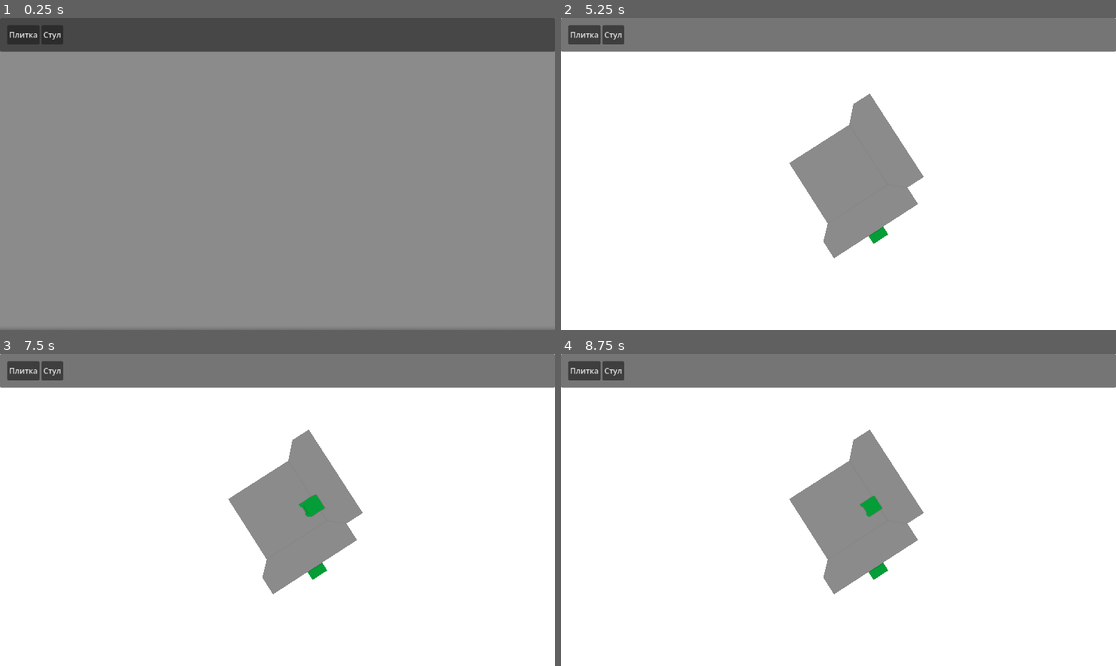
Above: before the commit, frames 1-4 (two rows, left to right).
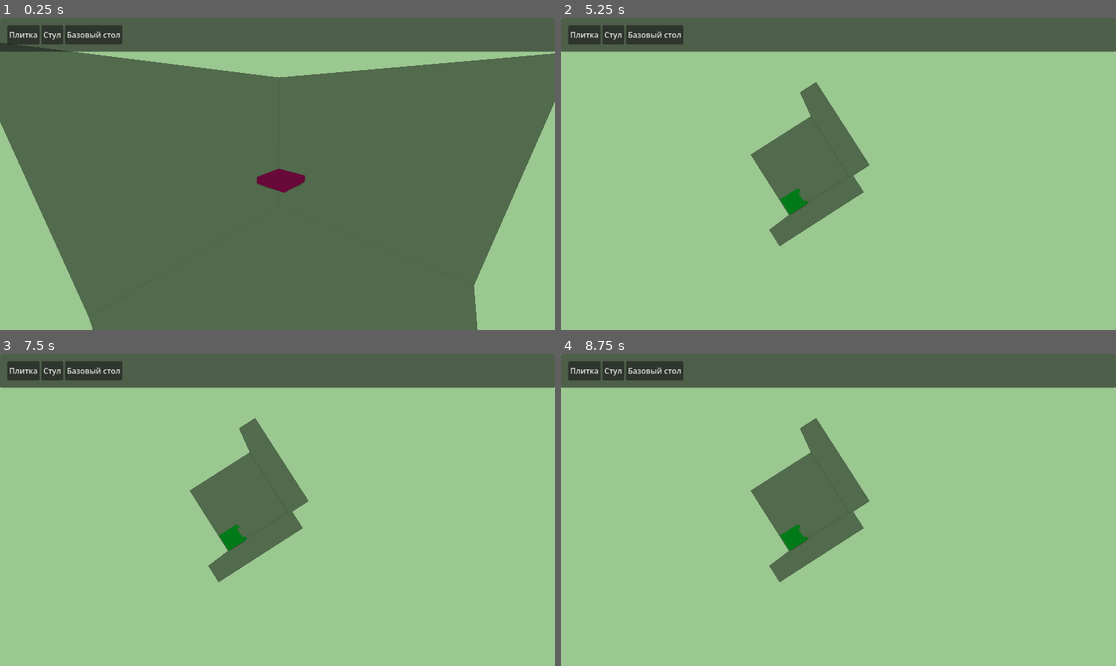
Above: after the commit, the same moments.

Repository: kotofeyy/cozy_lego_game
Game: Godot game, scene res://scenes/main.tscn
The game is run twice, just before and just after one commit, with the same random seed, the same clock (stepped at 60 frames per second) and the same inputs.
Inputs (mouse positions are in pixels of both pictures, inside the frame that each line leads up to):
- Up to frame 1 (0.25 s): no input
- Up to frame 2 (5.25 s): click (655, 33) at 0.5 s, where only the run after the commit has a clickable "Базовый стол"; click "Плитка" at 1.25 s; click "Стул" at 2 s; tap Enter at 2.75, 4.25 s; move the mouse to (960, 158) at 2.77 s; press the mouse at (960, 158) at 2.78 s; hold E (rotate_right, bound only after the commit) 2.78-3.53 s; tap Space at 3.5, 5 s; move the mouse to (727, 189) at 3.52 s; release the mouse at (727, 189) at 3.53 s; hold Q (rotate_left, bound only after the commit) 3.53-4.28 s; right-click (727, 189) at 3.6 s; move the mouse to (894, 105) at 4.27 s; hold Middle mouse button (mouse_middle_action) 4.28-5.03 s; hold E (rotate_right, bound only after the commit) from 4.28 s (still down); move the mouse to (810, 236) at 5.02 s; click (810, 236) at 5.1 s
- Up to frame 3 (7.5 s): tap Enter at 5.75 s; move the mouse to (444, 556) at 5.77 s; release E (rotate_right, bound only after the commit) at 5.78 s; hold Q (rotate_left, bound only after the commit) from 5.78 s (still down); right-click (444, 556) at 5.85 s; tap Space at 6.5 s; move the mouse to (111, 463) at 6.52 s; tap Middle mouse button (mouse_middle_action) at 6.6 s; move the mouse to (305, 510) at 7.27 s; press the mouse at (305, 510) at 7.28 s
- Up to frame 4 (8.75 s): move the mouse to (755, 432) at 8.02 s; release Q (rotate_left, bound only after the commit) at 8.03 s; release the mouse at (755, 432) at 8.03 s; hold E (rotate_right, bound only after the commit) from 8.03 s (still down); right-click (755, 432) at 8.1 s

The runs differ from the first frame. In frame 1, 90% of the frame differs, in the area x 0-100%, y 0-100%; in frame 2, 99%; in frame 3, 99%; in frame 4, 99%.
Error in both runs: Invalid call. Nonexistent function 'has' in base 'Nil'. (res://code/installation_of_blocks.gd:44)

Commit message:
Вращение мебели. Базовый стол

Diff:
--- a/code/installation_of_blocks.gd
+++ b/code/installation_of_blocks.gd
@@ -44,6 +44,12 @@
 		if group.has("placeable"):
 			object.queue_free()
 
+	if Input.is_action_just_pressed("rotate_left"):
+		if current_block:
+			current_block.rotation_degrees.y += 90
+	if Input.is_action_just_pressed("rotate_right"):
+		if current_block:
+			current_block.rotation_degrees.y -= 90
 
 func place_block() -> void:
 	if current_block:
@@ -90,7 +96,6 @@
 		final_pos.y = snapped(hit_pos.y, grid_y)
 
 
-
 		type = collider.get_groups()
 	return {
 		"pos": final_pos,
--- a/code/item_types.gd
+++ b/code/item_types.gd
@@ -5,6 +5,7 @@
 enum type {
 	TILES_BASE,
 	CHAIR_BASE,
+	TABLE_BASE,
 }
 
 const blocks = {
@@ -15,7 +16,12 @@
 	},
 	type.CHAIR_BASE: {
 		"name": "tiles_base",
-		"path": "res://scenes/blocks/base_chair.tscn",
+		"path": "res://scenes/blocks/chair_base.tscn",
 		"group": "chair_base",
+	},
+	type.TABLE_BASE: {
+		"name": "table_base",
+		"path": "res://scenes/blocks/table_base.tscn",
+		"group": "table_base",
 	}
 }
--- a/code/main.gd
+++ b/code/main.gd
@@ -45,8 +45,8 @@
 
 func _update_camera_position():
 	# Центр вокруг которого вращаем
-	var target = Vector3.ZERO
-
+	#var target = Vector3.ZERO
+	var target = Vector3(2.0, 0.0, 2.0)
 	# Считаем позицию камеры по углам yaw/pitch
 	var offset = Vector3(
 		distance * cos(pitch) * sin(yaw),
@@ -64,3 +64,7 @@
 
 func _on_chair_button_pressed() -> void:
 	GlobalEvents.change_block.emit(ItemTypes.type.CHAIR_BASE)
+
+
+func _on_table_button_pressed() -> void:
+	GlobalEvents.change_block.emit(ItemTypes.type.TABLE_BASE)
--- a/project.godot
+++ b/project.godot
@@ -46,6 +46,16 @@
 "events": [Object(InputEventMouseButton,"resource_local_to_scene":false,"resource_name":"","device":-1,"window_id":0,"a …(258 unchanged characters)…
 ]
 }
+rotate_right={
+"deadzone": 0.2,
+"events": [Object(InputEventKey,"resource_local_to_scene":false,"resource_name":"","device":-1,"window_id":0,"alt_pressed":false,"shift_pressed":false,"ctrl_pressed":false,"meta_pressed":false,"pressed":false,"keycode":0,"physical_keycode":69,"key_label":0,"unicode":101,"location":0,"echo":false,"script":null)
+]
+}
+rotate_left={
+"deadzone": 0.2,
+"events": [Object(InputEventKey,"resource_local_to_scene":false,"resource_name":"","device":-1,"window_id":0,"alt_pressed":false,"shift_pressed":false,"ctrl_pressed":false,"meta_pressed":false,"pressed":false,"keycode":0,"physical_keycode":81,"key_label":0,"unicode":113,"location":0,"echo":false,"script":null)
+]
+}
 
 [physics]
 
--- /dev/null
+++ b/scenes/blocks/table_base.tscn
@@ -0,0 +1,41 @@
+[gd_scene format=3 uid="uid://b65tqwhmoa62e"]
+
+[sub_resource type="BoxShape3D" id="BoxShape3D_mdrar"]
+
+[sub_resource type="BoxMesh" id="BoxMesh_uxtoc"]
+
+[sub_resource type="StandardMaterial3D" id="StandardMaterial3D_mmuhv"]
+albedo_color = Color(6.738305e-07, 0.29554427, 0.41360614, 1)
+
+[sub_resource type="BoxMesh" id="BoxMesh_pvg84"]
+
+[node name="TableBase" type="StaticBody3D" unique_id=815398388 groups=["placeable", "table_base"]]
+
+[node name="CollisionShape3D" type="CollisionShape3D" parent="." unique_id=2090906886]
+transform = Transform3D(2, 0, 0, 0, 1, 0, 0, 0, 1, -0.3996731, 0.50017285, 0)
+shape = SubResource("BoxShape3D_mdrar")
+
+[node name="MeshInstance3D2" type="MeshInstance3D" parent="." unique_id=1675895320]
+transform = Transform3D(2, 0, 0, 0, 0.2, 0, 0, 0, 1, -0.3996731, 0.9001727, 0)
+mesh = SubResource("BoxMesh_uxtoc")
+surface_material_override/0 = SubResource("StandardMaterial3D_mmuhv")
+
+[node name="MeshInstance3D" type="MeshInstance3D" parent="." unique_id=1742217190]
+transform = Transform3D(0.2, 0, 0, 0, 1, 0, 0, 0, 0.2, 0.5003269, 0.50017285, 0.4)
+mesh = SubResource("BoxMesh_pvg84")
+surface_material_override/0 = SubResource("StandardMaterial3D_mmuhv")
+
+[node name="MeshInstance3D3" type="MeshInstance3D" parent="." unique_id=1844115455]
+transform = Transform3D(0.2, 0, 0, 0, 1, 0, 0, 0, 0.2, 0.5003269, 0.50017285, -0.4)
+mesh = SubResource("BoxMesh_pvg84")
+surface_material_override/0 = SubResource("StandardMaterial3D_mmuhv")
+
+[node name="MeshInstance3D4" type="MeshInstance3D" parent="." unique_id=1322074169]
+transform = Transform3D(0.2, 0, 0, 0, 1, 0, 0, 0, 0.2, -1.2996731, 0.50017285, 0.4)
+mesh = SubResource("BoxMesh_pvg84")
+surface_material_override/0 = SubResource("StandardMaterial3D_mmuhv")
+
+[node name="MeshInstance3D5" type="MeshInstance3D" parent="." unique_id=1274915181]
+transform = Transform3D(0.2, 0, 0, 0, 1, 0, 0, 0, 0.2, -1.2996731, 0.50017285, -0.4)
+mesh = SubResource("BoxMesh_pvg84")
+surface_material_override/0 = SubResource("StandardMaterial3D_mmuhv")
--- a/scenes/main.tscn
+++ b/scenes/main.tscn
@@ -9,7 +9,7 @@
 
 [sub_resource type="Environment" id="Environment_sugp2"]
 background_mode = 1
-background_color = Color(1, 1, 1, 1)
+background_color = Color(0.60613686, 0.7824236, 0.56922394, 1)
 ssao_enabled = true
 
 [sub_resource type="ImmediateMesh" id="ImmediateMesh_jyhfs"]
@@ -20,32 +20,6 @@
 
 [node name="Main" type="Node3D" unique_id=504724357]
 script = ExtResource("1_0wfyh")
-
-[node name="Gizmo" type="MeshInstance3D" parent="." unique_id=267778524]
-visible = false
-mesh = SubResource("ImmediateMesh_o5qli")
-script = ExtResource("1_o5qli")
-
-[node name="Camera3D" type="Camera3D" parent="." unique_id=1047301828]
-transform = Transform3D(1, 0, 0, 0, 0.7880108, 0.6156615, 0, -0.6156615, 0.7880108, 0.005, 2.315, 3.62)
-environment = SubResource("Environment_sugp2")
-
-[node name="Grid" type="MeshInstance3D" parent="." unique_id=1379704654]
-visible = false
-mesh = SubResource("ImmediateMesh_jyhfs")
-script = ExtResource("3_sugp2")
-
-[node name="BaseFloor" type="StaticBody3D" parent="." unique_id=311128667]
-
-[node name="CollisionShape3D" type="CollisionShape3D" parent="BaseFloor" unique_id=467028243]
-transform = Transform3D(5.1, 0, 0, 0, 1, 0, 0, 0, 5.1, 0, 0, 0)
-shape = SubResource("BoxShape3D_sugp2")
-
-[node name="MeshInstance3D" type="MeshInstance3D" parent="BaseFloor" unique_id=1391922154]
-transform = Transform3D(5.1, 0, 0, 0, 1, 0, 0, 0, 5.1, 0, 0, 0)
-mesh = SubResource("BoxMesh_jyhfs")
-
-[node name="InstallationOfBlocks" parent="." unique_id=377349631 instance=ExtResource("4_jyhfs")]
 
 [node name="CanvasLayer" type="CanvasLayer" parent="." unique_id=1238455373]
 
@@ -78,27 +52,58 @@
 layout_mode = 2
 text = "Стул"
 
-[node name="BaseFloor2" type="StaticBody3D" parent="." unique_id=1358498597]
-transform = Transform3D(1, 0, 0, 0, -4.371139e-08, -1, 0, 1, -4.371139e-08, 0, 2.05, 3.05)
+[node name="TableButton" type="Button" parent="CanvasLayer/Panel/MarginContainer/HBoxContainer" unique_id=446133519]
+layout_mode = 2
+text = "Базовый стол"
 
-[node name="CollisionShape3D" type="CollisionShape3D" parent="BaseFloor2" unique_id=1000950729]
+[node name="Gizmo" type="MeshInstance3D" parent="." unique_id=267778524]
+visible = false
+mesh = SubResource("ImmediateMesh_o5qli")
+script = ExtResource("1_o5qli")
+
+[node name="Camera3D" type="Camera3D" parent="." unique_id=1047301828]
+transform = Transform3D(-0.76604444, 0.21984631, -0.6040228, 0, 0.9396926, 0.34202012, 0.64278764, 0.26200262, -0.7198463, -1.5, 4, -2.335)
+environment = SubResource("Environment_sugp2")
+
+[node name="Grid" type="MeshInstance3D" parent="." unique_id=1379704654]
+visible = false
+mesh = SubResource("ImmediateMesh_jyhfs")
+script = ExtResource("3_sugp2")
+
+[node name="BaseFloor" type="StaticBody3D" parent="." unique_id=311128667]
+
+[node name="CollisionShape3D" type="CollisionShape3D" parent="BaseFloor" unique_id=467028243]
 transform = Transform3D(5.1, 0, 0, 0, 1, 0, 0, 0, 5.1, 0, 0, 0)
 shape = SubResource("BoxShape3D_sugp2")
 
-[node name="MeshInstance3D" type="MeshInstance3D" parent="BaseFloor2" unique_id=494076348]
+[node name="MeshInstance3D" type="MeshInstance3D" parent="BaseFloor" unique_id=1391922154]
 transform = Transform3D(5.1, 0, 0, 0, 1, 0, 0, 0, 5.1, 0, 0, 0)
 mesh = SubResource("BoxMesh_jyhfs")
 
-[node name="BaseFloor3" type="StaticBody3D" parent="." unique_id=1716038835]
-transform = Transform3D(-4.371139e-08, 1, -4.371139e-08, 0, -4.371139e-08, -1, -1, -4.371139e-08, 1.9106855e-15, 3.05, 2.05, 0)
+[node name="InstallationOfBlocks" parent="." unique_id=377349631 instance=ExtResource("4_jyhfs")]
 
-[node name="CollisionShape3D" type="CollisionShape3D" parent="BaseFloor3" unique_id=1486680802]
+[node name="Wall" type="StaticBody3D" parent="." unique_id=1358498597]
+transform = Transform3D(1, 0, 0, 0, -4.371139e-08, -1, 0, 1, -4.371139e-08, 0, 2.05, 3.05)
+
+[node name="CollisionShape3D" type="CollisionShape3D" parent="Wall" unique_id=1000950729]
 transform = Transform3D(5.1, 0, 0, 0, 1, 0, 0, 0, 5.1, 0, 0, 0)
 shape = SubResource("BoxShape3D_sugp2")
 
-[node name="MeshInstance3D" type="MeshInstance3D" parent="BaseFloor3" unique_id=544758824]
+[node name="MeshInstance3D" type="MeshInstance3D" parent="Wall" unique_id=494076348]
+transform = Transform3D(5.1, 0, 0, 0, 1, 0, 0, 0, 5.1, 0, 0, 0)
+mesh = SubResource("BoxMesh_jyhfs")
+
+[node name="Wall2" type="StaticBody3D" parent="." unique_id=1716038835]
+transform = Transform3D(-4.371139e-08, 1, -4.371139e-08, 0, -4.371139e-08, -1, -1, -4.371139e-08, 1.9106855e-15, 3.05, 2.05, 0)
+
+[node name="CollisionShape3D" type="CollisionShape3D" parent="Wall2" unique_id=1486680802]
+transform = Transform3D(5.1, 0, 0, 0, 1, 0, 0, 0, 5.1, 0, 0, 0)
+shape = SubResource("BoxShape3D_sugp2")
+
+[node name="MeshInstance3D" type="MeshInstance3D" parent="Wall2" unique_id=544758824]
 transform = Transform3D(5.1, 0, 0, 0, 1, 0, 0, 0, 5.1, 0, 0, 0)
 mesh = SubResource("BoxMesh_jyhfs")
 
 [connection signal="pressed" from="CanvasLayer/Panel/MarginContainer/HBoxContainer/TilesButton" to="." method="_on_tiles_button_pressed"]
 [connection signal="pressed" from="CanvasLayer/Panel/MarginContainer/HBoxContainer/ChairButton" to="." method="_on_chair_button_pressed"]
+[connection signal="pressed" from="CanvasLayer/Panel/MarginContainer/HBoxContainer/TableButton" to="." method="_on_table_button_pressed"]
Renamed: scenes/blocks/base_chair.tscn -> scenes/blocks/chair_base.tscn
